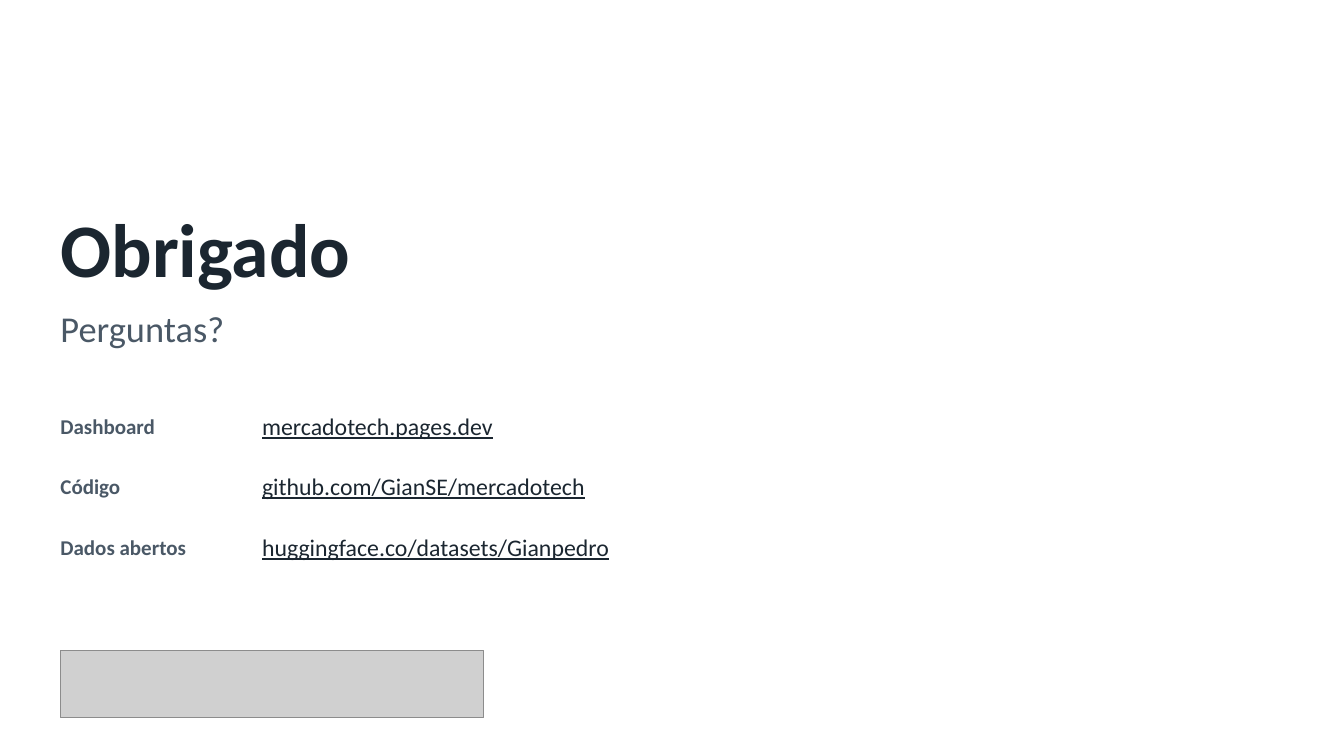
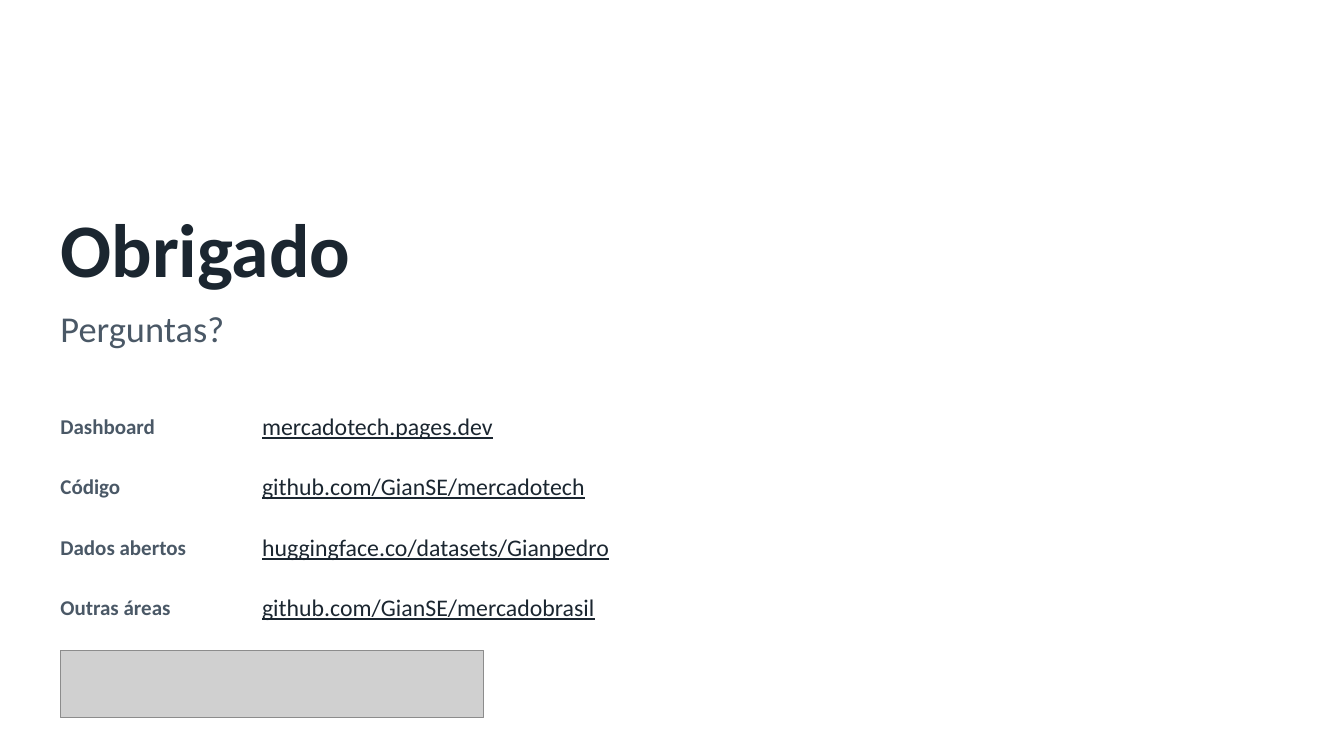
Before and after one commit to GianSE/mercadotech, a slide deck: slide 20 of apresentacao/apresentacao-tcc2.pptx (slide 19 before the commit). Drawn at 1344x756 pixels with LibreOffice and Linux fonts; fonts in the diff are those of the drawing; grey boxes stand for pictures; background and template pictures are left out. Boxes give left, top, right and bottom in pixels: in the first picture for what was removed or moved away, otherwise in the second. Text is boxed around its words. In the diff, an @@ line names an element or a change of style, - is before the commit and + after.

Commit message:
apresentacao: ABNT nos slides (fontes, citações e referências), falas mais naturais e mercadobrasil

```diff
--- a/apresentacao/apresentacao-tcc2.pptx
+++ b/apresentacao/apresentacao-tcc2.pptx
@@ text added at (262,599,594,620), 17 pt, text #1B2630, underline @@
+github.com/GianSE/mercadobrasil
@@ text added at (60,600,171,615), 15 pt, text #4A5866, bold @@
+Outras áreas
```
Also in this commit, not shown: 14 other slides changed, 1 slide added, 3 other files.
